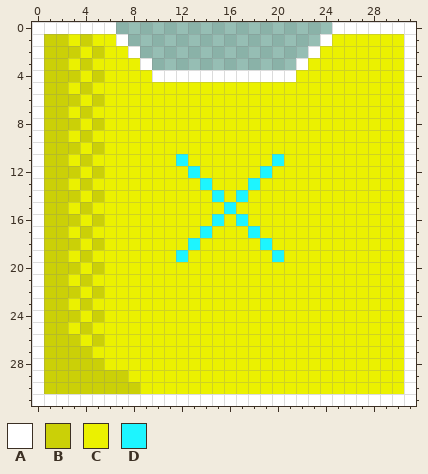
One commit to this pixel-art sprite: assets/torso.png. The picture above is the old version.
The file is 64x64 pixels, drawn in blocks of 2x2; one block is one cell here.
Palette (. is transparent): A #ffffff  B #cbd007  C #ebf100  D #1df5ff
And afterwards:
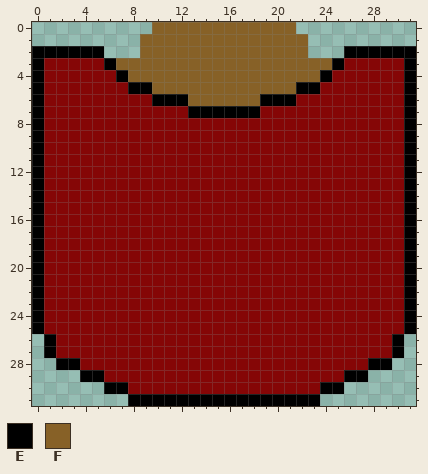
Colours new in this view: E #000000  F #876127
Diff:
Colour C changes from #ebf100 to #850606.
Colour B gives way to colour C in row 3 at x 1 to 2 and 4; in row 4 at x 1 to 3 and 5; in row 5 at x 1 to 2 and 4; in row 6 at x 1 to 3 and 5; in row 7 at x 1 to 2 and 4; in row 8 at x 1 to 3 and 5.
Colour B gives way to colour C in row 9 at x 1 to 2 and 4; in row 10 at x 1 to 3 and 5; in row 11 at x 1 to 2 and 4; in row 12 at x 1 to 3 and 5; in row 13 at x 1 to 2 and 4; in row 14 at x 1 to 3 and 5.
Colour B gives way to colour C in row 15 at x 1 to 2 and 4; in row 16 at x 1 to 3 and 5; in row 17 at x 1 to 2 and 4; in row 18 at x 1 to 3 and 5; in row 19 at x 1 to 2 and 4; in row 20 at x 1 to 3 and 5.
Colour B gives way to colour C in row 21 at x 1 to 2 and 4; in row 22 at x 1 to 3 and 5; in row 23 at x 1 to 2 and 4; in row 24 at x 1 to 3 and 5; in row 25 at x 1 to 2 and 4; in row 26 at x 2 to 3 and 5.
Colour B gives way to colour C in row 27 at x 2 to 4; in row 28 at x 4 to 5; in row 29 at x 6 to 7; in row 30 at x 8.
Colour D gives way to colour C in row 11 at x 12 and 20; in row 12 at x 13 and 19; in row 13 at x 14 and 18; in row 14 at x 15 and 17; in row 15 at x 16; in row 16 at x 15 and 17.
Colour D gives way to colour C in row 17 at x 14 and 18; in row 18 at x 13 and 19; in row 19 at x 12 and 20.
Colour A gives way to colour E in rows 2 to 25 at x 0 and 31; in row 31 at x 8 to 23.
Colour B gives way to colour E in row 2 at x 1 to 3 and 5; in rows 26 to 27 at x 1; in row 28 at x 2 to 3; in row 29 at x 4 to 5; in row 30 at x 6 to 7.
Colour C gives way to colour E in row 2 at x 4 and 26 to 30; in row 3 at x 6 and 25; in row 4 at x 7 and 24; in row 5 at x 8 to 9 and 22 to 23; in row 6 at x 10 to 12 and 19 to 21; in row 7 at x 13 to 18.
Colour C gives way to colour E in rows 26 to 27 at x 30; in row 28 at x 28 to 29; in row 29 at x 26 to 27; in row 30 at x 24 to 25.
The edit adds colour F in row 0 at x 10 to 21; in rows 1 to 2 at x 9 to 22; in row 3 at x 10 to 21.
Colour A gives way to colour F in row 3 at x 9 and 22; in row 4 at x 10 to 21.
Colour C gives way to colour F in row 3 at x 7 to 8 and 23 to 24; in row 4 at x 8 to 9 and 22 to 23; in row 5 at x 10 to 21; in row 6 at x 13 to 18.
The author cleared colour A in row 0 at x 0 to 6 and 25 to 31; in row 1 at x 0, 7, 24 and 31; in row 2 at x 8 and 23; in rows 26 to 30 at x 0 and 31; in row 31 at x 0 to 7 and 24 to 31.
The author cleared colour B in row 1 at x 1 to 2 and 4; in row 28 at x 1; in row 29 at x 1 to 3; in row 30 at x 1 to 5.
The author cleared colour C in row 1 at x 3, 5 to 6 and 25 to 30; in row 2 at x 6 to 7 and 24 to 25; in row 28 at x 30; in row 29 at x 28 to 30; in row 30 at x 26 to 30.
Where, in picture pixels (left, top, right, bottom), the same in both pictures:
changed: (32, 22, 416, 406)
